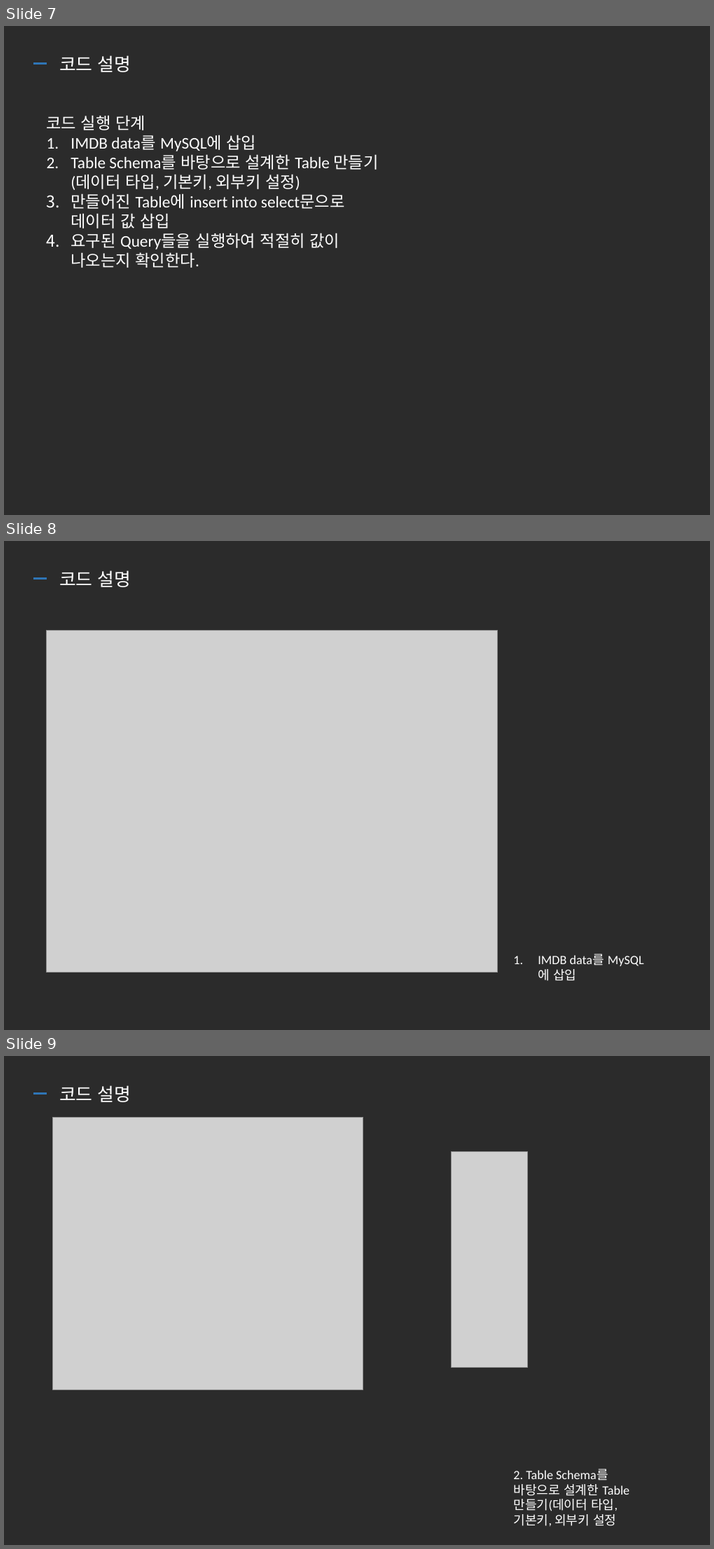
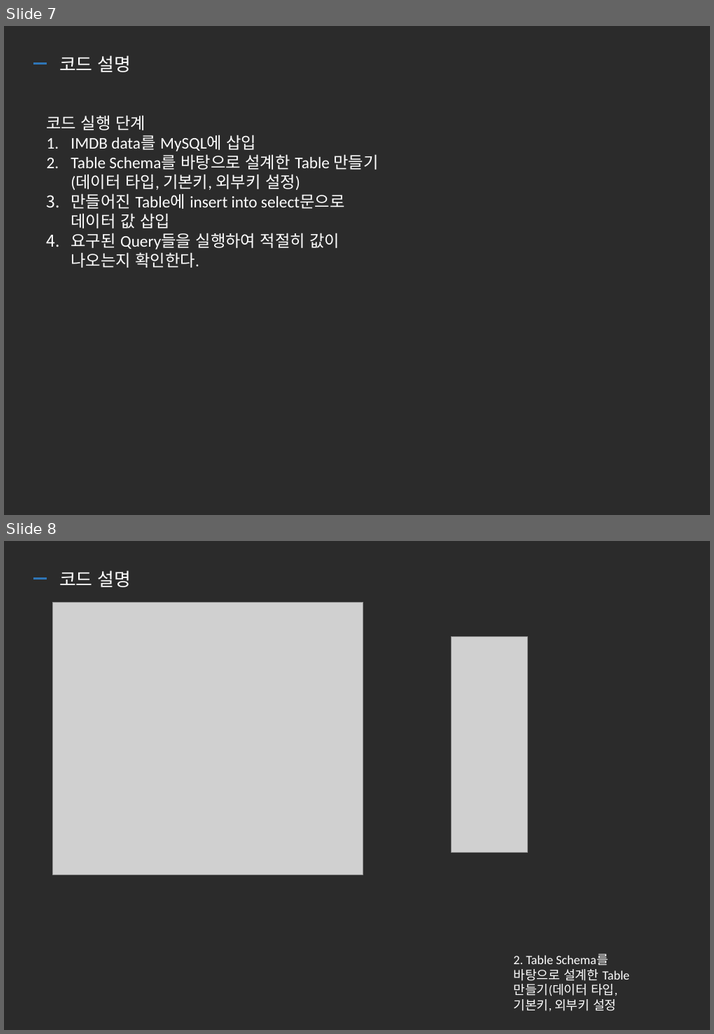
Before and after one commit to saehoon0501/IMDB, a slide deck: IMDB 자료.pptx. Shown one above the other, each under a label of ours: slides 7, 8 and 9 before the commit, slides 7 and 8 after it. The pictures are 714x1549 and 714x1034 pixels, drawn with LibreOffice and Linux fonts; fonts in the diff are those of the drawing; grey boxes stand for pictures; background and template pictures are left out; a plain dark background stands for a picture behind light text. Boxes give left, top, right and bottom in pixels: in the first picture for what was removed or moved away, otherwise in the second. Text is boxed around its words. In the diff, an @@ line names an element or a change of style, - is before the commit and + after.

```diff
--- a/IMDB 자료.pptx
+++ b/IMDB 자료.pptx
@@ slide 8 removed at [4,541,710,1030], background picture (left out) @@
@@ line removed from (33, 579) to (46, 579) @@
@@ text removed at [59,570,131,587] @@
-코드 설명
@@ picture removed at [46,631,497,972] @@
@@ text removed at [537,953,604,980] @@
-1. IMDB data를 MySQL에 삽입
@@ what was slide 9 is now slide 8 @@
```
